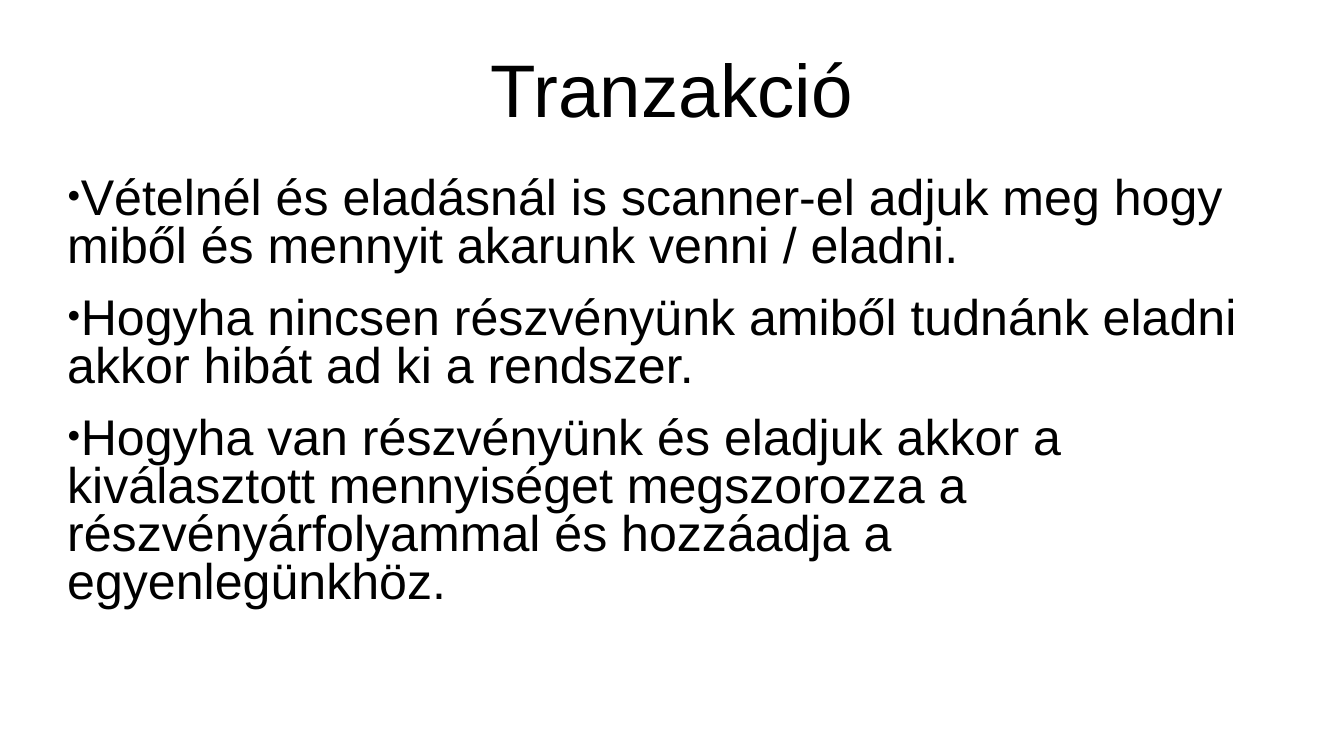
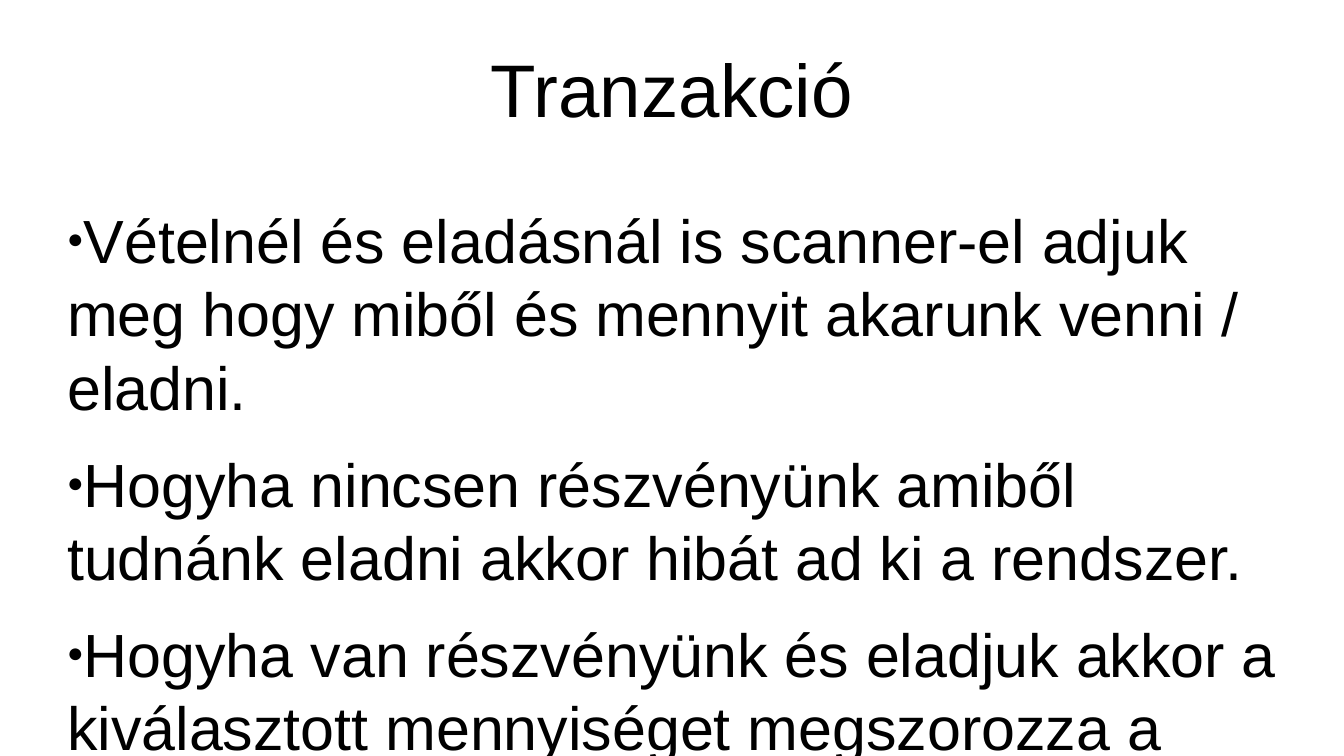
Before and after one commit to MajchricsRoland/2hetFeladat, a slide deck: slide 13 of eloadasDone.pptx. Drawn at 1344x756 pixels with LibreOffice and Linux fonts; fonts in the diff are those of the drawing. Boxes give left, top, right and bottom in pixels: in the first picture for what was removed or moved away, otherwise in the second. Text is boxed around its words. In the diff, an @@ line names an element or a change of style, - is before the commit and + after.

```diff
--- a/eloadasDone.pptx
+++ b/eloadasDone.pptx
@@ text "Vételnél és eladásnál is scanner-el ...": place and size @@
-text "Vételnél és eladásnál is scanner-el ..." at (67, 178, 1237, 610)
+text "Vételnél és eladásnál is scanner-el ..." at (67, 218, 1276, 756)
@@ text "Vételnél és eladásnál is scanner-el ..." at (67, 218, 1276, 756): size 29.6 to 36 pt; line spacing 0.8 to 0.9 @@
```
Also in this commit, not shown: 9 other slides changed.
